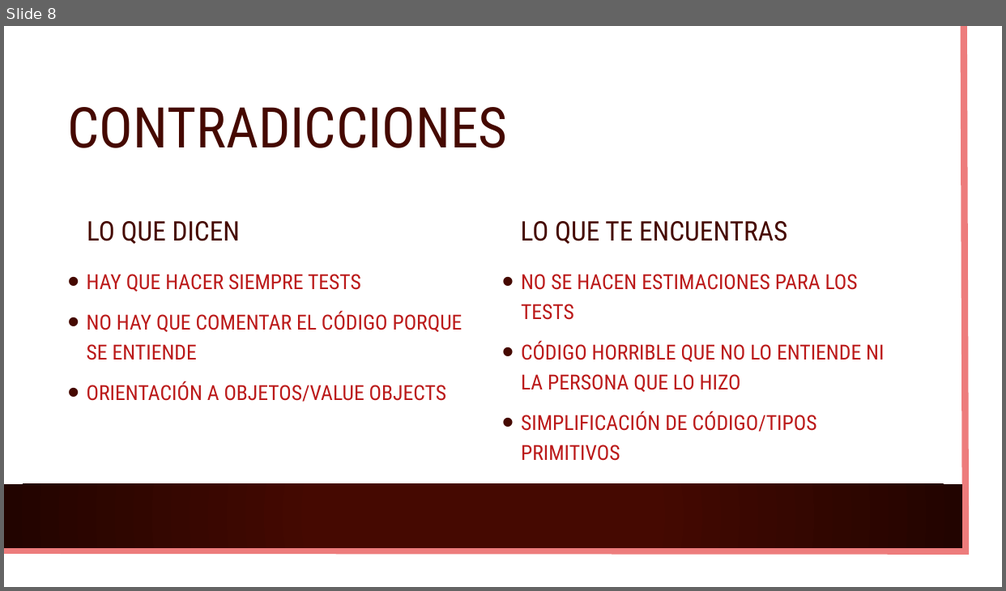
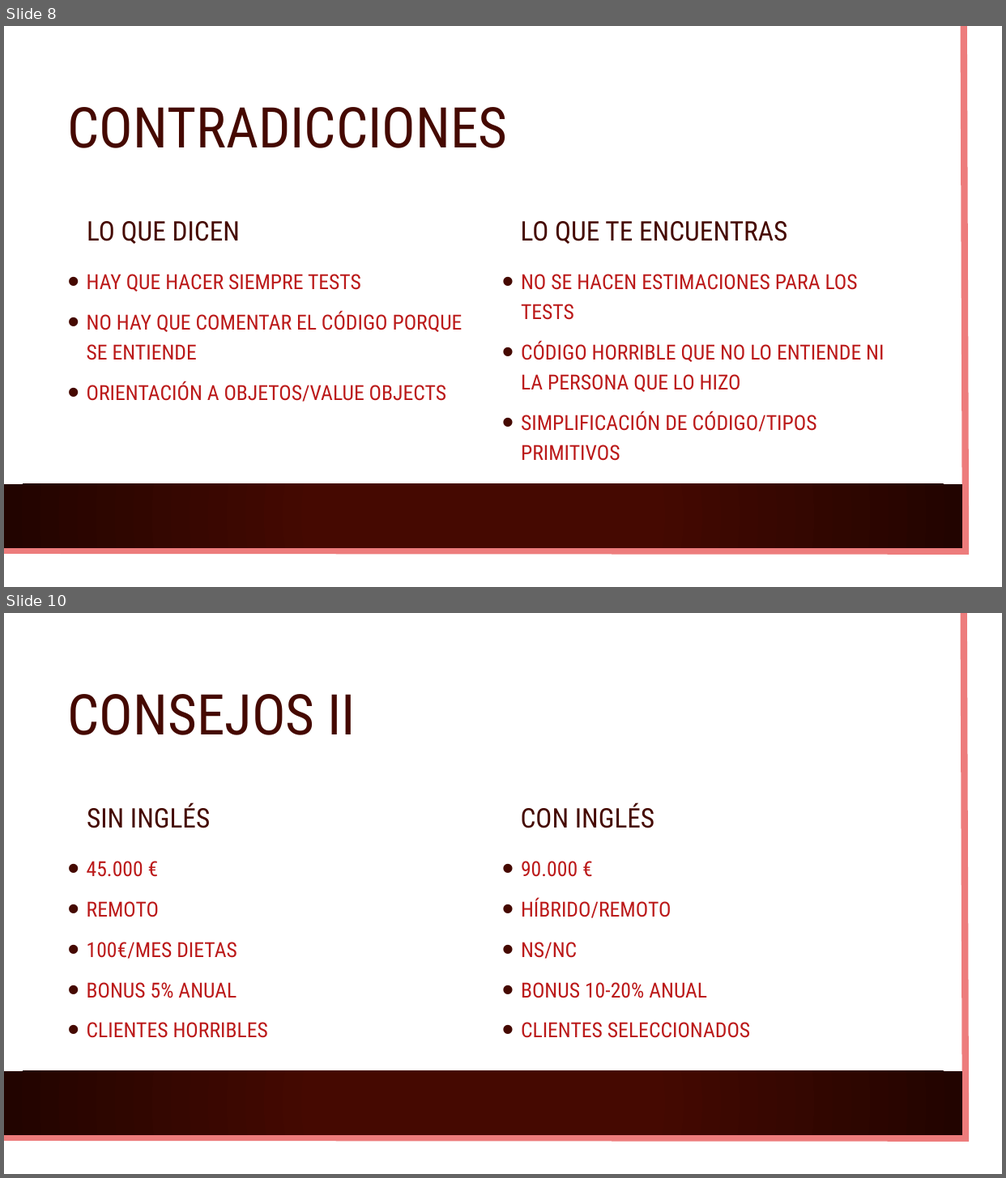
Before and after one commit to marcoablanco/Events, a slide deck: 2023-03 Mundo laboral con DotNet/Presentación.pptx. Shown one above the other, each under a label of ours: slide 8 before the commit, slides 8 and 10 after it; the slides between them are not shown. The pictures are 1006x591 and 1006x1178 pixels, drawn with LibreOffice and Linux fonts; fonts in the diff are those of the drawing; background and template pictures are left out. Boxes give left, top, right and bottom in pixels: in the first picture for what was removed or moved away, otherwise in the second. Text is boxed around its words. In the diff, an @@ line names an element or a change of style, - is before the commit and + after.

```diff
--- a/2023-03 Mundo laboral con DotNet/Presentación.pptx
+++ b/2023-03 Mundo laboral con DotNet/Presentación.pptx
@@ slide 10 added at bbox=[4, 613, 1002, 1174], background picture (left out); not listed: 3 template elements that a slide beside it also shows @@
@@ title added at bbox=[68, 694, 356, 735], 54 pt, text #450901 @@
+CONSEJOS II
@@ text added at bbox=[87, 803, 210, 828], 26 pt, text #450901 @@
+SIN INGLÉS
@@ text added at bbox=[521, 803, 654, 828], 26 pt, text #450901 @@
+CON INGLÉS
@@ text added at bbox=[87, 861, 268, 1038], 20 pt, text #BB1919 @@
+• 45.000 €
+• REMOTO
+• 100€/MES DIETAS
+• BONUS 5% ANUAL
+• CLIENTES HORRIBLES
@@ text added at bbox=[521, 861, 750, 1038], 20 pt, text #BB1919 @@
+• 90.000 €
+• HÍBRIDO/REMOTO
+• NS/NC
+• BONUS 10-20% ANUAL
+• CLIENTES SELECCIONADOS
```
Also in this commit, not shown: 4 slides changed, 1 other slide added.
